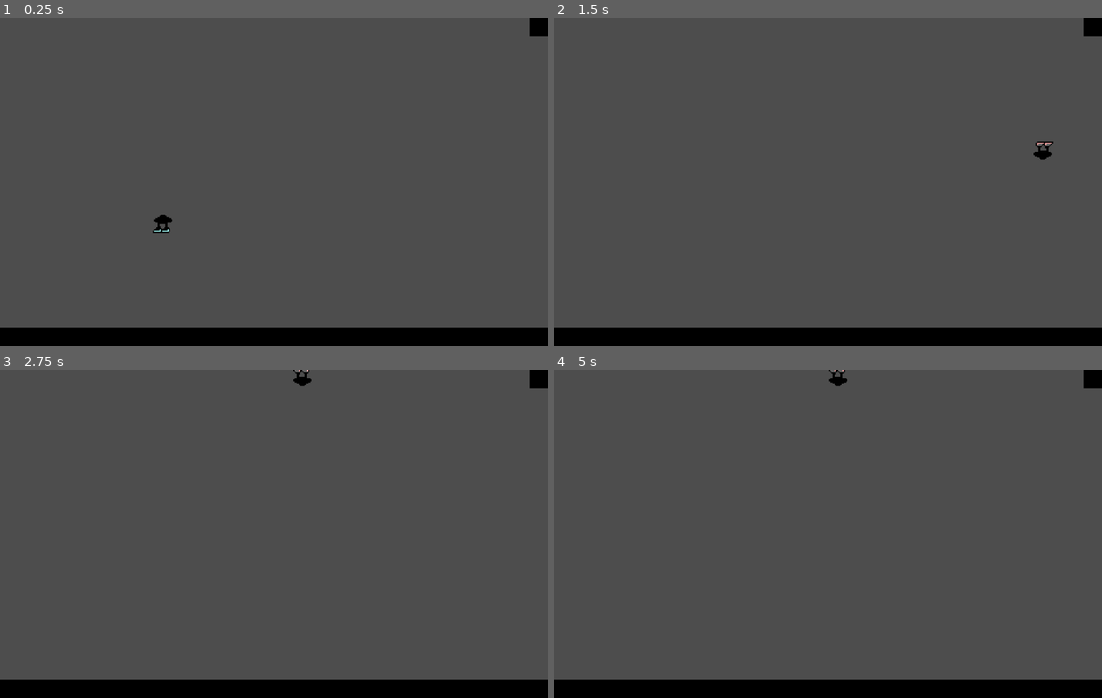
Above: before the commit, frames 1-4 (two rows, left to right).
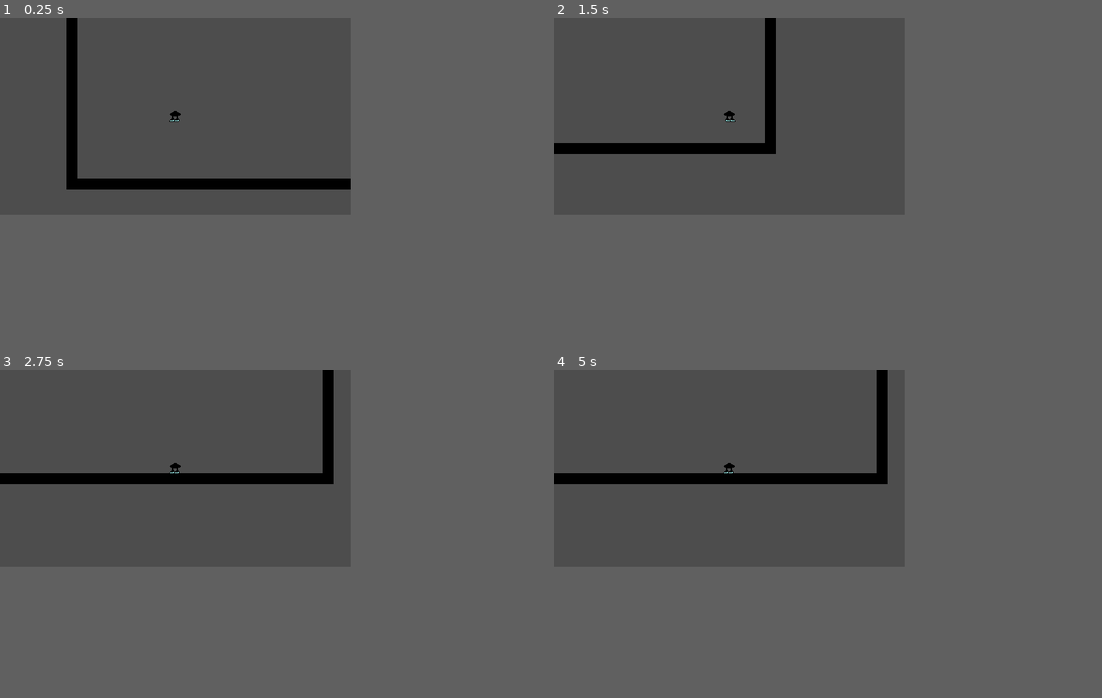
Above: after the commit, the same moments.

Repository: OliveADay/InvertedParadox
Game: Godot game, scene res://world.tscn
Two runs of this game, one before a commit and one after it. Both use one fixed random seed, a clock stepped at 60 frames per second and the inputs below. The project has no main scene, so this scene is started directly.
Inputs:
- Up to frame 1 (0.25 s): no input
- Up to frame 2 (1.5 s): hold Right (move_right) from 0.53 s (still down); tap Up (shift_up) at 0.6, 0.77, 1.07, 1.35 s
- Up to frame 3 (2.75 s): tap Up (shift_up) at 1.52, 1.82, 2.1 s; release Right (move_right) at 2.03 s; hold Left (move_left) from 2.03 s (still down)
- Up to frame 4 (5 s): release Left (move_left) at 2.78 s; hold Right (move_right) 2.78-4.28 s; tap Up (shift_up) at 2.85, 3.02, 3.32, 3.6, 3.77, 4.07, 4.35, 4.52, 4.82 s; hold Left (move_left) from 4.28 s (still down)
In our replay, the window is 800x480 before the commit and 512x288 after it. These sizes can differ from the game's own. Grey fills any space a smaller window leaves; there, only what the larger window draws over its background counts as a difference.

The runs differ from the first frame. In frame 1, 8.7% of the frame differs, in the area x 0-100%, y 0-100%; in frame 2, 8.1%; in frame 3, 8.6%; in frame 4, 8.6%.

Commit message:
s

Diff:
--- a/Player.gd
+++ b/Player.gd
@@ -6,24 +6,29 @@
 
 var gravM = true
 
+var jumpTrue = true
+
 # Get the gravity from the project settings to be synced with RigidBody nodes.
 var gravity = ProjectSettings.get_setting("physics/2d/default_gravity")
 
 
 func _physics_process(delta):
 	# Add the gravity.
+	if($GravJumpActiv.has_overlapping_bodies()):
+		jumpTrue = false
+
 	if not is_on_floor():
 		if gravM:
 			velocity.y += gravity * delta
 		else:
 			velocity.y -= gravity * delta
 
-	if Input.is_action_just_pressed("shift_up"):
+	if Input.is_action_just_pressed("shift_up") and not jumpTrue:
 		gravM = false
 		$Sprite2D.frame = 1
 		$Sprite2D.scale.y = -1
 		velocity.y  = 0
-	if Input.is_action_just_pressed("shift_down"):
+	if Input.is_action_just_pressed("shift_down") and not jumpTrue:
 		gravM = true
 		$Sprite2D.scale.y = 1
 		$Sprite2D.frame = 0
--- a/Player.tscn
+++ b/Player.tscn
@@ -6,7 +6,11 @@
 [sub_resource type="RectangleShape2D" id="RectangleShape2D_5blgj"]
 size = Vector2(13, 13)
 
+[sub_resource type="RectangleShape2D" id="RectangleShape2D_16f2j"]
+size = Vector2(17, 16)
+
 [node name="Player" type="CharacterBody2D"]
+collision_layer = 128
 script = ExtResource("1_pa51q")
 metadata/_edit_group_ = true
 
@@ -18,3 +22,12 @@
 [node name="CollisionShape2D" type="CollisionShape2D" parent="."]
 position = Vector2(-1.5, 0.5)
 shape = SubResource("RectangleShape2D_5blgj")
+
+[node name="GravJumpActiv" type="Area2D" parent="."]
+collision_mask = 2
+
+[node name="CollisionShape2D" type="CollisionShape2D" parent="GravJumpActiv"]
+position = Vector2(-0.5, 0)
+shape = SubResource("RectangleShape2D_16f2j")
+
+[node name="Camera2D" type="Camera2D" parent="."]
--- a/project.godot
+++ b/project.godot
@@ -16,9 +16,9 @@
 
 [display]
 
-window/size/viewport_width=1200
-window/size/viewport_height=720
-window/stretch/scale=2.5
+window/size/viewport_width=512
+window/size/viewport_height=288
+window/stretch/mode="viewport"
 
 [input]
 
Not shown: 1 places in Player.tscn that only renumber resources
